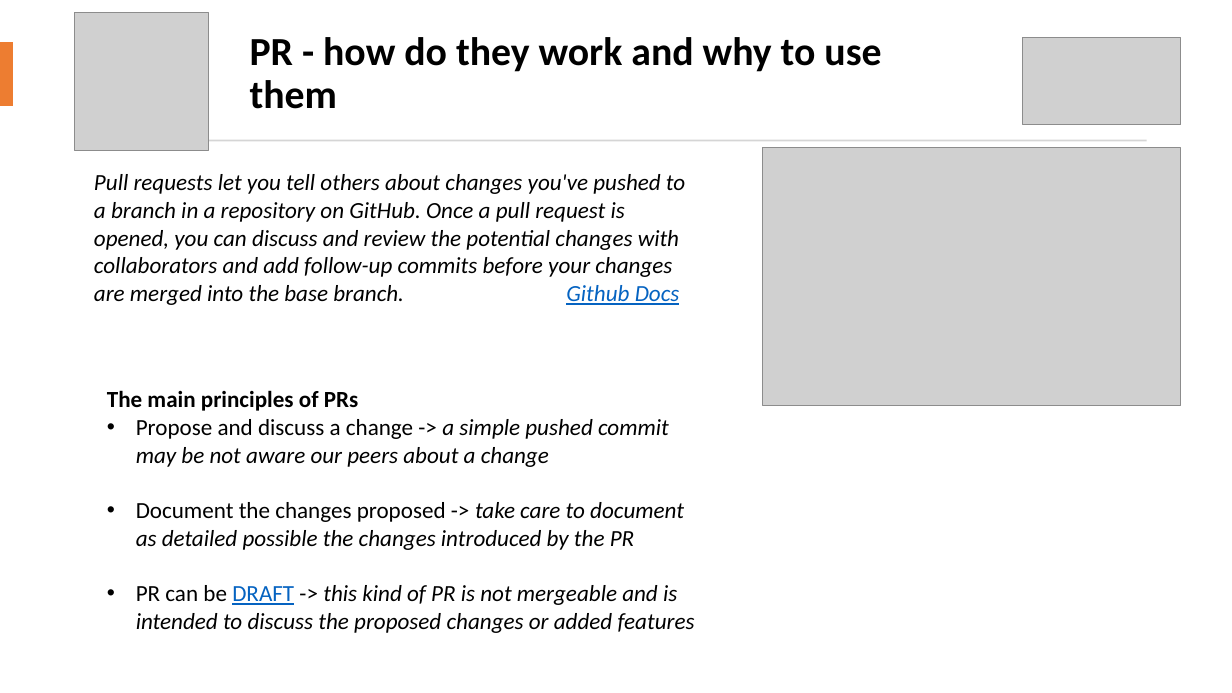
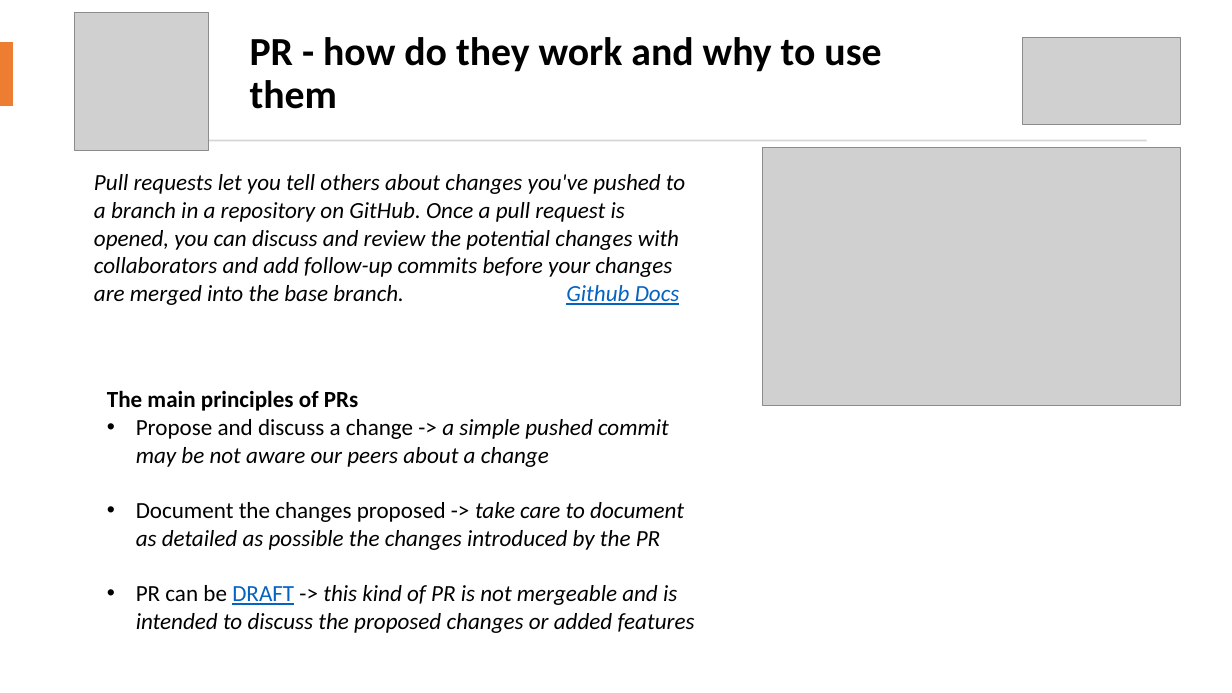
Before and after one commit to icub-tech-iit/training-pull-requests, a slide deck: slide 2 of training-pull-requests.pptx. Drawn at 1232x693 pixels with LibreOffice and Linux fonts; fonts in the diff are those of the drawing; grey boxes stand for pictures. Boxes give left, top, right and bottom in pixels: in the first picture for what was removed or moved away, otherwise in the second. Text is boxed around its words. In the diff, an @@ line names an element or a change of style, - is before the commit and + after.

```diff
--- a/training-pull-requests.pptx
+++ b/training-pull-requests.pptx
@@ text at (x1=136, y1=502, x2=684, y2=550): text changed @@
-• Document the changes proposed -> take care to document as detailed possible the changes introduced by the PR
+• Document the changes proposed -> take care to document as detailed as possible the changes introduced by the PR
```
Also in this commit, not shown: 1 other slide changed, 1 slide added.
